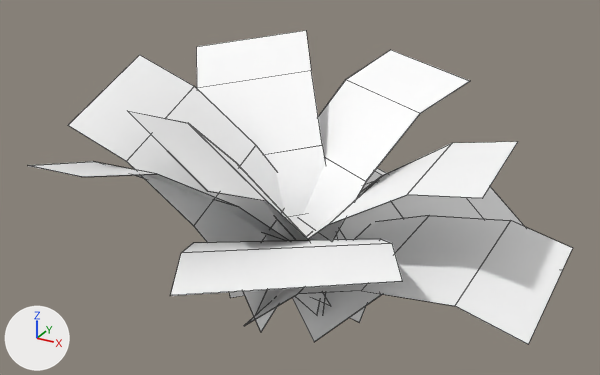
The FBX model LevelBuildingSidekick/Assets/LBS_TilesAssets/Resources/Trees and floor/Vegetation Pack Free/Meshes/Weeds_02.fbx, before and after one commit.
One viewpoint serves both versions: a 50 mm lens placed at (0.485, -0.844, 0.571), pointed at (0.009, 0.022, 0.138). Every picture has the same lights, and +X, +Y and +Z are marked at lower left. Mesh edges are drawn as thin lines. Where no turn or scale is listed for an object, it has been applied to the vertices.

The scene before the commit, as lines of its bpy script (objects in view):
```python
me_mesh = bpy.data.meshes.new('Mesh')
me_mesh.from_pydata(...)  # 220 vertices, 88 faces; spans x -0.302..0.345, y -0.322..0.369, z -0.049..0.303
me_mesh.materials.append(mat_vegetation)  # white #ffffff
ob_weeds_02 = bpy.data.objects.new('Weeds_02', me_mesh)
ob_weeds_02.location = (0.0, 0.0, 0.0)
```
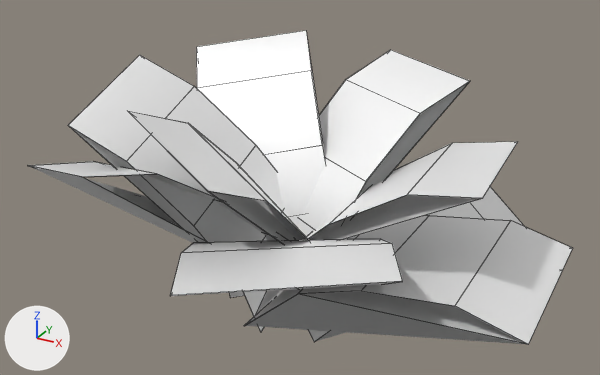
What differs and where, as boxes [x1, y1, x2, y2] in the pictures (600 x 375 px):
'Weeds_02', recoloured: [28, 41, 573, 345] in both
'Weeds_02.001', added: after [32, 40, 528, 345]

What the commit changed:
Material 'Vegetation.003' (mat_vegetation_003) is new.
Its base color is (1.0, 1.0, 1.0) (white #ffffff).
Its metallic is 0.5.
Its roughness is 0.553.
me_mesh has 220 vertices, 88 faces and spans x -0.302..0.345, y -0.322..0.369, z -0.049..0.303.
me_mesh no longer uses material mat_vegetation (white #ffffff).
me_mesh now uses material mat_vegetation_003 (white #ffffff).
Mesh me_mesh_010 is new.
It has 120 vertices, 32 faces and spans x -0.302..0.345, y -0.322..0.369, z -0.049..0.303.
It uses material mat_vegetation_003 (white #ffffff).
Object 'Weeds_02.001' (ob_weeds_02_001) is new; it shows me_mesh_010.
Its location is (0.0, 0.0, 0.0).
